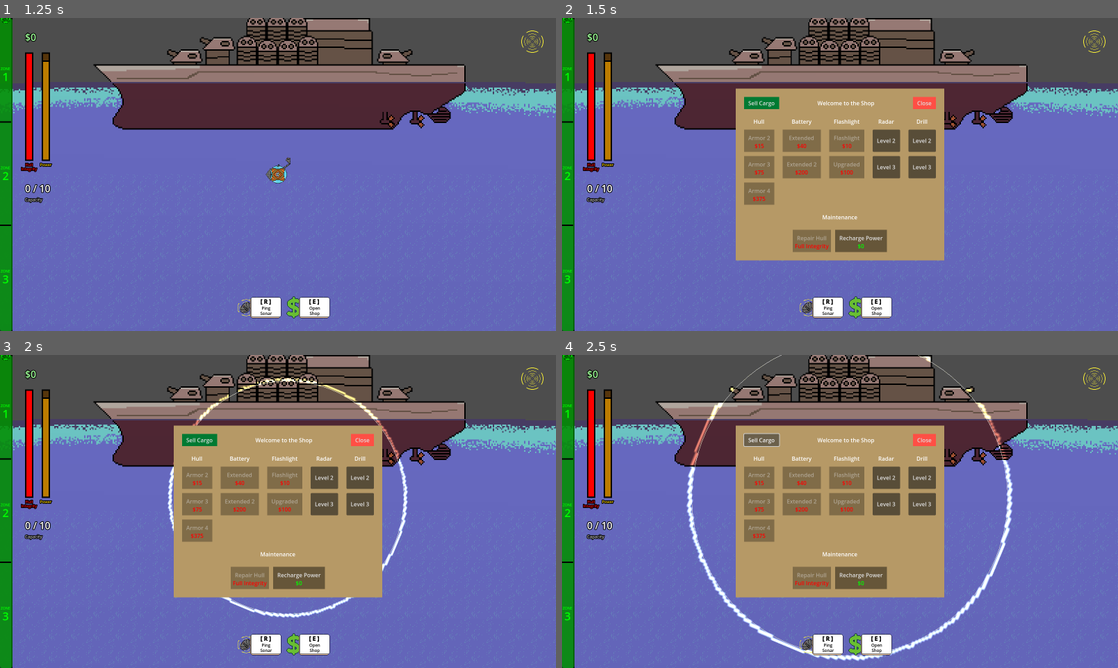
Above: before the commit, frames 1-4 (two rows, left to right).
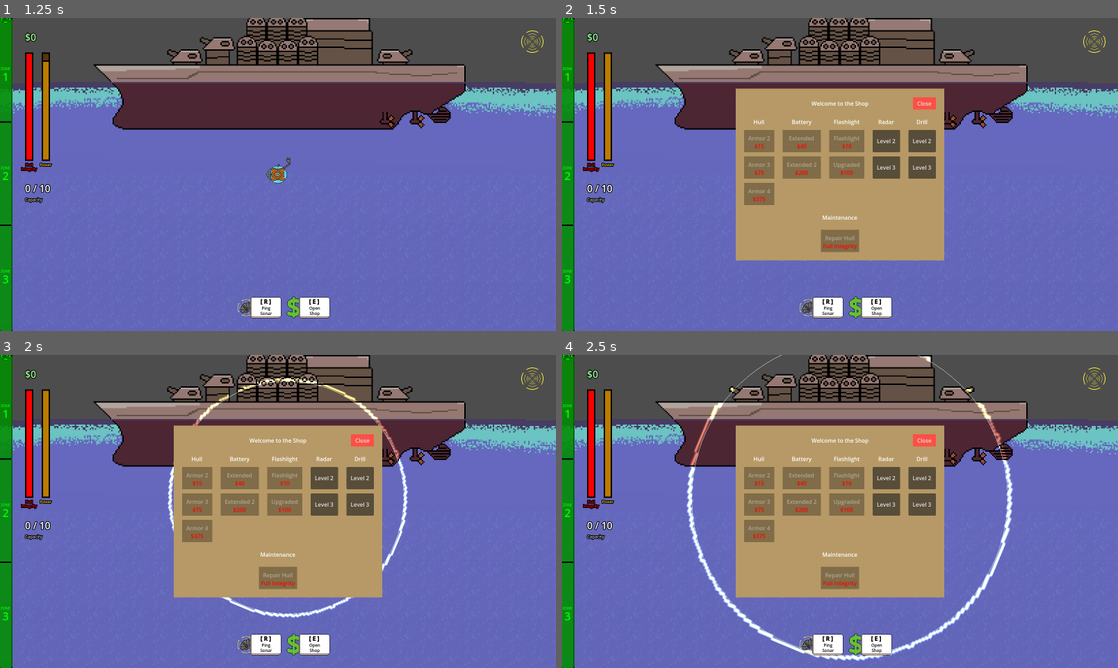
Above: after the commit, the same moments.

Repository: deruitda/ludum-dare-57
Game: Godot game, scene res://scenes/main.tscn
Two runs of this game, one before a commit and one after it. Both use one fixed random seed, a clock stepped at 60 frames per second and the inputs below. Sound files missing from this copy of the repository are replaced by a short silence.
Inputs (mouse positions are in pixels of both pictures, inside the frame that each line leads up to):
- Up to frame 1 (1.25 s): click "Ping Sonar" at 0.5 s
- Up to frame 2 (1.5 s): click "Open Shop" at 1.25 s
- Up to frame 3 (2 s): no input
- Up to frame 4 (2.5 s): click (762, 439) at 2 s, where only the run before the commit has a clickable "Sell Cargo"

Frame 1 is identical in both runs. In frame 2, 2.1% of the frame differs, in the area x 7-68%, y 11-75%; in frame 3, 2.1%; in frame 4, 2.2%.

Commit message:
auto sell cargo and recharge battery when opening shop

Diff:
--- a/global/game_state.gd
+++ b/global/game_state.gd
@@ -14,9 +14,7 @@
 
 func _ready() -> void:
 	SignalBus.new_game.connect(_on_new_game)
-	SignalBus.add_money_collected.connect(_on_add_money_collected)
 	SignalBus.add_cargo.connect(_on_add_cargo)
-	SignalBus.sell_cargo.connect(_on_sell_cargo)
 	SignalBus.purchase_upgrade.connect(_on_purchase_upgrade)
 	SignalBus.close_shop.connect(_on_close_shop)
 	SignalBus.open_shop.connect(_on_open_shop)
@@ -41,7 +39,7 @@
 func update_depth(new_depth: float):
 	depth = new_depth
 
-func _on_add_money_collected(money_paid: int) -> void:
+func add_money_collected(money_paid: int) -> void:
 	money_collected += money_paid
 	SignalBus.money_collected_updated.emit()
 
@@ -62,8 +60,8 @@
 	SignalBus.cargo_updated.emit()
 
 
-func _on_sell_cargo() -> void:
-	SignalBus.add_money_collected.emit(current_cargo_value)
+func sell_cargo() -> void:
+	add_money_collected(current_cargo_value)
 	current_cargo_value = 0
 	current_cargo_weight = 0
 	SignalBus.cargo_updated.emit()
@@ -83,6 +81,8 @@
 
 func _on_open_shop() -> void:
 	if is_player_in_shop_area:
+		sell_cargo()
+		SignalBus.recharge_battery.emit()
 		is_shop_opened = true
 
 func _on_player_entered_shop_area() -> void:
--- a/global/signal_bus.gd
+++ b/global/signal_bus.gd
@@ -5,7 +5,6 @@
 signal player_has_won()
 
 # Money Collected Signals
-signal add_money_collected(moneyPaid: int)
 signal money_collected_updated()
 
 # Cargo Signals
@@ -26,6 +25,7 @@
 signal set_normalized_depth_percentage(depth: float)
 
 # Battery Signals
+signal recharge_battery()
 signal battery_updated(battery: Battery)
 signal submarine_lost_power()
 
--- a/scenes/shop/shop.gd
+++ b/scenes/shop/shop.gd
@@ -1,8 +1,4 @@
 extends CanvasLayer
-
-
-func _on_sell_cargo_button_pressed() -> void:
-	SignalBus.sell_cargo.emit()
 
 
 func _on_close_shop_button_pressed() -> void:
--- a/scenes/shop/shop.tscn
+++ b/scenes/shop/shop.tscn
@@ -1,23 +1,15 @@
-[gd_scene load_steps=14 format=3 uid="uid://ng3xa25mlxkb"]
+[gd_scene load_steps=12 format=3 uid="uid://ng3xa25mlxkb"]
 
 [ext_resource type="Script" uid="uid://d48c851g4ll6" path="res://scenes/shop/shop.gd" id="1_100s2"]
 [ext_resource type="PackedScene" uid="uid://cy1wj7klhfd73" path="res://scenes/shop/shop_button/shop_button.tscn" id="2_qaxay"]
 [ext_resource type="Resource" uid="uid://dmpoqxglxk5uf" path="res://scenes/shop/shop_items/hull_upgrade_zone_2.tres" id="3_7lxhl"]
 [ext_resource type="Resource" uid="uid://4pvlb17qoys7" path="res://scenes/shop/shop_items/hull_upgrade_zone_3.tres" id="4_jp048"]
 [ext_resource type="Resource" uid="uid://3fksypnf7kqw" path="res://scenes/shop/shop_items/hull_upgrade_zone_4.tres" id="5_ctpgp"]
-[ext_resource type="Resource" uid="uid://wat7m0b4ias4" path="res://scenes/shop/shop_items/recharge_power.tres" id="6_ptf86"]
 [ext_resource type="Resource" uid="uid://crlc6yobu7bau" path="res://scenes/shop/shop_items/battery_upgrade_extended.tres" id="6_xcdpw"]
 [ext_resource type="Resource" uid="uid://c7vo8imaw6ari" path="res://scenes/shop/shop_items/battery_upgrade_extended_2.tres" id="7_tp26b"]
 [ext_resource type="Resource" uid="uid://blkrympbkkbkx" path="res://scenes/shop/shop_items/flashlight_upgrade_1.tres" id="9_8qn5i"]
 [ext_resource type="Resource" uid="uid://co2umhba5ghsu" path="res://scenes/shop/shop_items/repair_hull.tres" id="9_tp26b"]
 [ext_resource type="Resource" uid="uid://oamge6kiq2jc" path="res://scenes/shop/shop_items/flashlight_upgrade_2.tres" id="10_dww4p"]
-
-[sub_resource type="StyleBoxFlat" id="StyleBoxFlat_100s2"]
-content_margin_left = 12.0
-content_margin_top = 6.0
-content_margin_right = 12.0
-content_margin_bottom = 6.0
-bg_color = Color(0, 0.480457, 0.197984, 1)
 
 [sub_resource type="StyleBoxFlat" id="StyleBoxFlat_7r02r"]
 content_margin_left = 12.0
@@ -74,31 +66,43 @@
 layout_mode = 2
 theme_override_constants/separation = 24
 
-[node name="HBoxContainer" type="HBoxContainer" parent="ShopContainer/ColorRect/MarginContainer/VBoxContainer"]
-layout_mode = 2
-size_flags_vertical = 0
-
-[node name="SellCargoButton" type="Button" parent="ShopContainer/ColorRect/MarginContainer/VBoxContainer/HBoxContainer"]
-unique_name_in_owner = true
-layout_mode = 2
-size_flags_horizontal = 0
-size_flags_vertical = 4
-theme_override_styles/normal = SubResource("StyleBoxFlat_100s2")
-text = "Sell Cargo"
-
-[node name="Title" type="RichTextLabel" parent="ShopContainer/ColorRect/MarginContainer/VBoxContainer/HBoxContainer"]
+[node name="Control" type="Control" parent="ShopContainer/ColorRect/MarginContainer/VBoxContainer"]
+layout_mode = 2
+size_flags_vertical = 3
+
+[node name="Title" type="RichTextLabel" parent="ShopContainer/ColorRect/MarginContainer/VBoxContainer/Control"]
 clip_contents = false
-layout_mode = 2
-size_flags_horizontal = 3
+layout_mode = 1
+anchors_preset = 8
+anchor_left = 0.5
+anchor_top = 0.5
+anchor_right = 0.5
+anchor_bottom = 0.5
+offset_left = -276.0
+offset_top = -11.5
+offset_right = 276.0
+offset_bottom = 11.5
+grow_horizontal = 2
+grow_vertical = 2
 size_flags_vertical = 4
 text = "Welcome to the Shop"
 fit_content = true
 scroll_active = false
 horizontal_alignment = 1
 
-[node name="CloseShopButton" type="Button" parent="ShopContainer/ColorRect/MarginContainer/VBoxContainer/HBoxContainer"]
+[node name="CloseShopButton" type="Button" parent="ShopContainer/ColorRect/MarginContainer/VBoxContainer/Control"]
 unique_name_in_owner = true
-layout_mode = 2
+layout_mode = 1
+anchors_preset = 6
+anchor_left = 1.0
+anchor_top = 0.5
+anchor_right = 1.0
+anchor_bottom = 0.5
+offset_left = -66.0
+offset_top = -17.5
+offset_bottom = 17.5
+grow_horizontal = 0
+grow_vertical = 2
 size_flags_horizontal = 8
 size_flags_vertical = 4
 theme_override_styles/normal = SubResource("StyleBoxFlat_7r02r")
@@ -240,13 +244,4 @@
 text = "Repair Hull"
 shop_item_resource = ExtResource("9_tp26b")
 
-[node name="RechargePowerButton" parent="ShopContainer/ColorRect/MarginContainer/VBoxContainer/ShopActionsContainer" instance=ExtResource("2_qaxay")]
-layout_mode = 2
-size_flags_horizontal = 4
-size_flags_vertical = 4
-tooltip_text = "Survive Zone 2"
-text = "Recharge Power"
-shop_item_resource = ExtResource("6_ptf86")
-
-[connection signal="pressed" from="ShopContainer/ColorRect/MarginContainer/VBoxContainer/HBoxContainer/SellCargoButton" to="." method="_on_sell_cargo_button_pressed"]
-[connection signal="pressed" from="ShopContainer/ColorRect/MarginContainer/VBoxContainer/HBoxContainer/CloseShopButton" to="." method="_on_close_shop_button_pressed"]
+[connection signal="pressed" from="ShopContainer/ColorRect/MarginContainer/VBoxContainer/Control/CloseShopButton" to="." method="_on_close_shop_button_pressed"]
--- a/scenes/shop/shop_button/shop_button.gd
+++ b/scenes/shop/shop_button/shop_button.gd
@@ -70,17 +70,6 @@
 			set_price_label_text()
 		return is_player_unable_to_afford_item()
 
-	if shop_item_resource.item_resource is RechargeBatteryResource:
-		# If battery is new or fully charged, button is disabled
-		if (battery == null or battery.current_power_level >= battery.battery_resource.max_power_level):
-			if price_label.text != full_charge_string:
-				price_label.text = full_charge_string
-			return true
-
-		if price_label.text == full_charge_string:
-			set_price_label_text()
-		return is_player_unable_to_afford_item()
-
 	var is_shop_item_locked = shop_item_resource.unlocked_by_item_resource and shop_item_resource.unlocked_by_item_resource.is_unlocked != true
 
 	return shop_item_resource == null \
--- a/scenes/shop/shop_items/recharge_power.tres
+++ /dev/null
@@ -1,12 +0,0 @@
-[gd_resource type="Resource" script_class="ShopItemResource" load_steps=3 format=3 uid="uid://wat7m0b4ias4"]
-
-[ext_resource type="Resource" uid="uid://cu6ms5qdkpkjm" path="res://scenes/submarine/battery/battery_resources/recharge_battery_resource/recharge_battery_resource.tres" id="1_ai2us"]
-[ext_resource type="Script" uid="uid://dq388fj72n7ck" path="res://scenes/shop/shop_items/shop_item.gd" id="2_f6nau"]
-
-[resource]
-script = ExtResource("2_f6nau")
-price = 0
-tooltip = "CHAAARGE"
-is_infinitely_purchaseable = true
-item_resource = ExtResource("1_ai2us")
-is_initially_disabled = true
--- a/scenes/submarine/battery/battery.gd
+++ b/scenes/submarine/battery/battery.gd
@@ -6,20 +6,23 @@
 
 func _ready() -> void:
 	fully_charge_battery()
+	SignalBus.recharge_battery.connect(_on_recharge_battery)
 	SignalBus.battery_updated.emit(self)
 	SignalBus.purchase_completed.connect(_shop_item_purchased)
 
 func _shop_item_purchased(shop_item_resource: ShopItemResource):
 	if shop_item_resource.item_resource is BatteryResource:
 		upgrade_battery(shop_item_resource.item_resource)
-	elif shop_item_resource.item_resource is RechargeBatteryResource:
-		fully_charge_battery()
 
 func has_enough_power_for(potential_power_amount: float) -> bool:
 	return current_power_level > potential_power_amount
 
 func get_percentage_of_power_left() -> float:
 	return current_power_level / battery_resource.max_power_level
+
+# Received from Recharge Battery signal
+func _on_recharge_battery() -> void:
+	fully_charge_battery()
 
 func fully_charge_battery() -> void:
 	_set_current_power_level(battery_resource.max_power_level)
--- a/scenes/submarine/battery/battery_resources/recharge_battery_resource/recharge_battery_resource.gd
+++ /dev/null
@@ -1,2 +0,0 @@
-extends Resource
-class_name RechargeBatteryResource
--- a/scenes/submarine/battery/battery_resources/recharge_battery_resource/recharge_battery_resource.tres
+++ /dev/null
@@ -1,6 +0,0 @@
-[gd_resource type="Resource" load_steps=2 format=3 uid="uid://cu6ms5qdkpkjm"]
-
-[ext_resource type="Script" uid="uid://ch8jy8iivfa6b" path="res://scenes/submarine/battery/battery_resources/recharge_battery_resource/recharge_battery_resource.gd" id="1_5h51j"]
-
-[resource]
-script = ExtResource("1_5h51j")
Not shown, removed: scenes/submarine/battery/battery_resources/recharge_battery_resource/recharge_battery_resource.gd.uid
